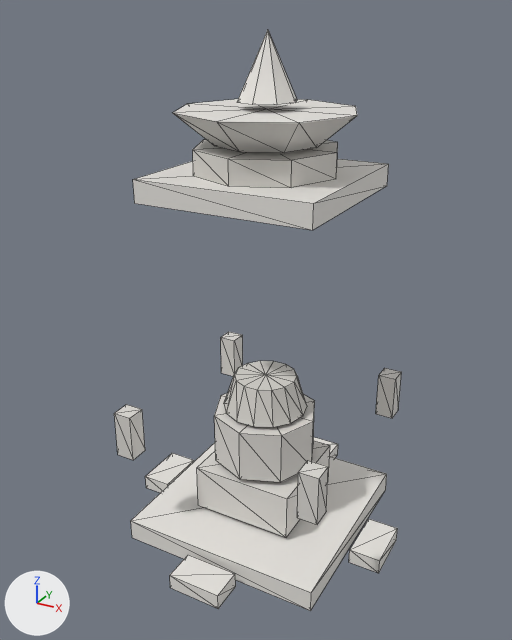
An edit to the glTF model public/studio/v2.15.0/d_dabotap/model.glb, drawn before and after from the same camera.
The view is the same before and after, from a camera (50 mm lens) standing at (8.42, -15.88, 14.45) and looking at (-0.34, 0.04, 6.49). Arrows for +X, +Y and +Z are at lower left; the lights stay in place. The picture after the commit comes second. Mesh edges are drawn as thin lines. Where no turn or scale is listed for an object, it has been applied to the vertices.

Names of what the first picture shows: 'part0', 'part10', 'part11', 'part12', 'part13', 'part14', 'part15', 'part2', 'part3', 'part5', 'part6', 'part7', 'part8', 'part9' and 2 more.
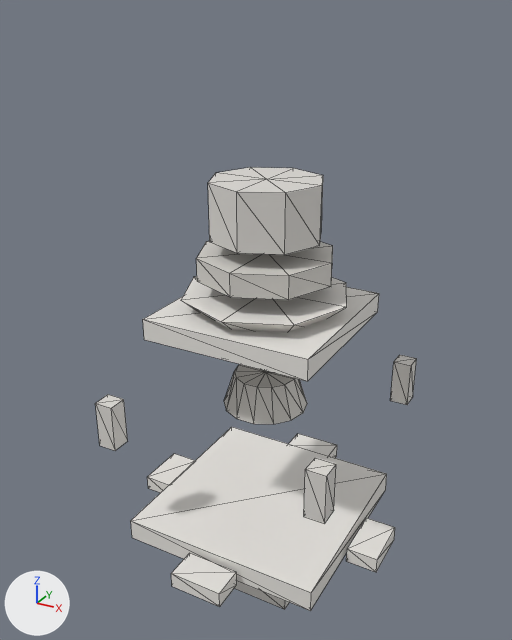
The change, as a diff of the scene's bpy script:
```diff
--- a/public/studio/v2.15.0/d_dabotap/model.glb.py
+++ b/public/studio/v2.15.0/d_dabotap/model.glb.py
@@ me_geometry_5 @@
-me_geometry_5.from_pydata(...)  # 8 vertices, 12 faces; spans x -1.49..1.49, y -1.49..1.49, z 0.74..2.09
+me_geometry_5.from_pydata(...)  # 8 vertices, 12 faces; spans x -1.49..1.49, y -1.49..1.49, z -1.96..-0.61
+# me_geometry_5 part 1: the whole mesh is moved by (0.0, 0.0, -2.7)
 me_geometry_5.materials.append(mat_defaultmaterial_005)
@@ me_geometry_6 @@
-me_geometry_6.from_pydata(...)  # 8 vertices, 12 faces; spans x -3.059..-2.519, y -3.059..-2.519, z 2.974..4.324
+me_geometry_6.from_pydata(...)  # 8 vertices, 12 faces; spans x -3.389..-2.849, y -3.389..-2.849, z 3.369..4.719
+# me_geometry_6 part 2: the whole mesh is moved by (-0.33, -0.33, 0.395)
 me_geometry_6.materials.append(mat_defaultmaterial_006)
@@ me_geometry_7 @@
-me_geometry_7.from_pydata(...)  # 8 vertices, 12 faces; spans x -3.059..-2.519, y 2.519..3.059, z 2.974..4.324
+me_geometry_7.from_pydata(...)  # 8 vertices, 12 faces; spans x -3.389..-2.849, y 2.849..3.389, z 3.369..4.719
+# me_geometry_7 part 3: the whole mesh is moved by (-0.33, 0.33, 0.395)
 me_geometry_7.materials.append(mat_defaultmaterial_007)
@@ me_geometry_9 @@
-me_geometry_9.from_pydata(...)  # 8 vertices, 12 faces; spans x 2.519..3.059, y 2.519..3.059, z 2.974..4.324
+me_geometry_9.from_pydata(...)  # 8 vertices, 12 faces; spans x 2.849..3.389, y 2.849..3.389, z 3.369..4.719
+# me_geometry_9 part 4: the whole mesh is moved by (0.33, 0.33, 0.395)
 me_geometry_9.materials.append(mat_defaultmaterial_009)
@@ me_geometry_10 @@
-me_geometry_10.from_pydata(...)  # 8 vertices, 12 faces; spans x -2.38..2.38, y -2.38..2.38, z 10.1..10.68
+me_geometry_10.from_pydata(...)  # 8 vertices, 12 faces; spans x -2.38..2.38, y -2.38..2.38, z 6.42..7.01
+# me_geometry_10 part 5: the whole mesh is moved by (0.0, 0.0, -3.68)
 me_geometry_10.materials.append(mat_defaultmaterial_010)
@@ me_geometry_11 @@
-me_geometry_11.from_pydata(...)  # 18 vertices, 32 faces; spans x -1.89..1.89, y -1.89..1.89, z 10.68..11.31
+me_geometry_11.from_pydata(...)  # 18 vertices, 32 faces; spans x -1.89..1.89, y -1.89..1.89, z 7.91..8.54
+# me_geometry_11 part 6: the whole mesh is moved by (0.0, 0.0, -2.77)
 me_geometry_11.materials.append(mat_defaultmaterial_011)
@@ me_geometry_12 @@
-me_geometry_12.from_pydata(...)  # 18 vertices, 32 faces; spans x -1.53..1.53, y -1.53..1.53, z 2.24..3.77
+me_geometry_12.from_pydata(...)  # 18 vertices, 32 faces; spans x -1.53..1.53, y -1.53..1.53, z 8.95..10.48
+# me_geometry_12 part 7: the whole mesh is moved by (0.0, 0.0, 6.71)
 me_geometry_12.materials.append(mat_defaultmaterial_012)
@@ me_geometry_13 @@
-me_geometry_13.from_pydata(...)  # 18 vertices, 32 faces; spans x -2.34..2.34, y -2.34..2.34, z 11.38..12.19
+me_geometry_13.from_pydata(...)  # 18 vertices, 32 faces; spans x -2.34..2.34, y -2.34..2.34, z 6.61..7.43
+# me_geometry_13 part 8: the whole mesh is moved by (0.0, 0.0, -4.77)
 me_geometry_13.materials.append(mat_defaultmaterial_013)
@@ me_geometry_15 @@
-me_geometry_15.from_pydata(...)  # 10 vertices, 16 faces; spans x -0.76..0.76, y -0.76..0.76, z 12.39..14.01
+me_geometry_15.from_pydata(...)  # 10 vertices, 16 faces; spans x -0.76..0.76, y -0.76..0.76, z 8.73..10.35
+# me_geometry_15 part 9: the whole mesh is moved by (0.0, 0.0, -3.66)
 me_geometry_15.materials.append(mat_defaultmaterial_015)
```

Location of each change, (x1, y1, x2, y2) in pixels of the pictures (512 x 640 px):
'part10', moved
    before: (133, 159, 389, 230)
    after: (143, 287, 379, 381)
'part12', moved
    before: (214, 393, 315, 482)
    after: (208, 167, 323, 255)
'part13', moved
    before: (173, 99, 357, 153)
    after: (181, 276, 347, 332)
'part11', moved
    before: (193, 140, 338, 188)
    after: (196, 241, 333, 300)
'part5', moved
    before: (197, 441, 330, 538)
    after: (235, 581, 289, 609)
'part6', moved
    before: (114, 404, 145, 460)
    after: (95, 394, 127, 451)
'part15', moved (not visible afterwards)
    before: (237, 30, 297, 105)
'part9', moved
    before: (376, 368, 402, 418)
    after: (390, 355, 417, 405)
'part7', moved (not visible afterwards)
    before: (221, 332, 243, 376)
